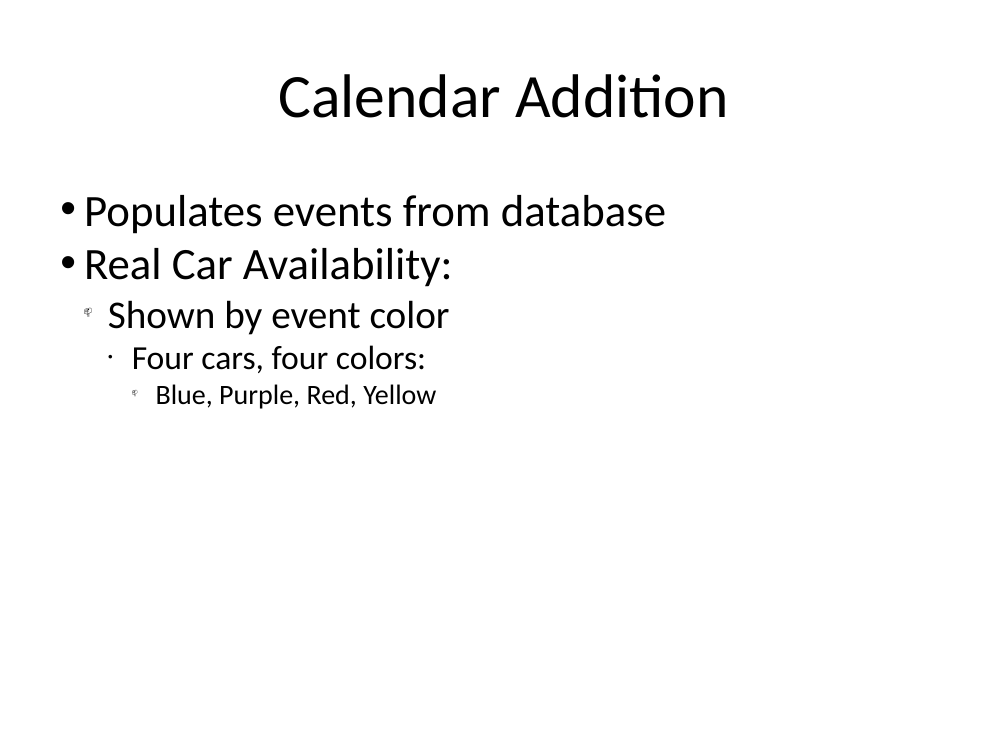
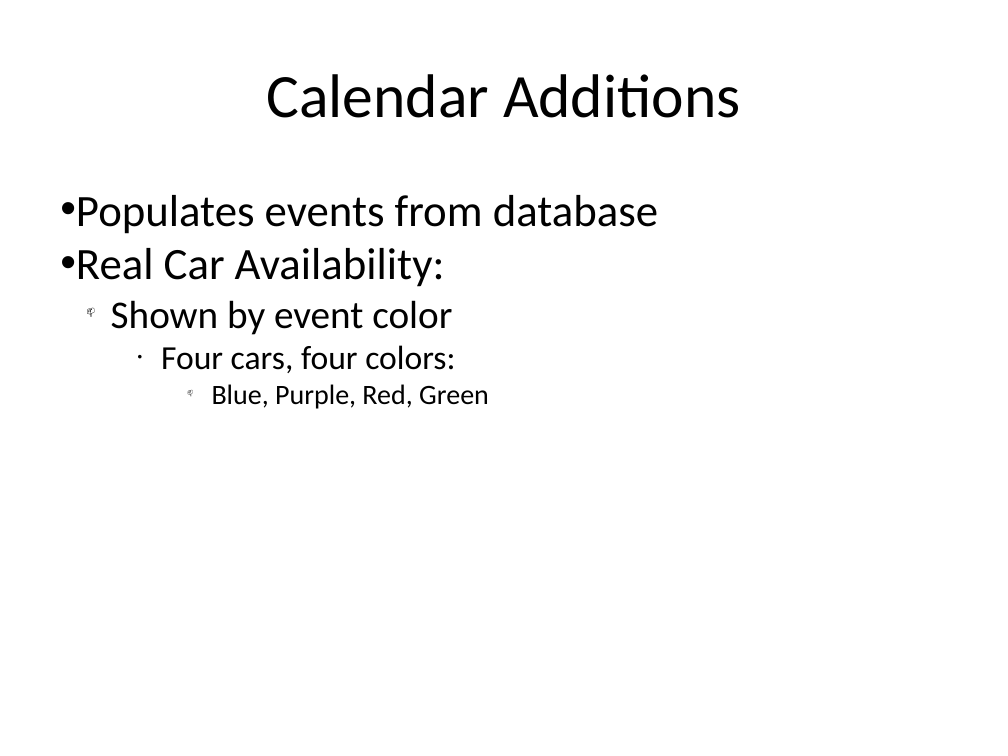
Before and after one commit to telepresencebot2/Transportation-For-Visually-Impaired, a slide deck: slide 11 of Cycle2DOC/CycleTwoPresentation.pptx. Drawn at 1008x756 pixels with LibreOffice and Linux fonts; fonts in the diff are those of the drawing; background and template pictures are left out. Boxes give left, top, right and bottom in pixels: in the first picture for what was removed or moved away, otherwise in the second. Text is boxed around its words. In the diff, an @@ line names an element or a change of style, - is before the commit and + after.

Commit message:
Formatting Changes

```diff
--- a/Cycle2DOC/CycleTwoPresentation.pptx
+++ b/Cycle2DOC/CycleTwoPresentation.pptx
@@ text at [266, 74, 741, 118]: text changed @@
-Calendar Addition
+Calendar Additions
@@ text at [111, 300, 455, 373]: indent changed @@
@@ text at [212, 384, 489, 409]: text changed @@
-      📫 Blue, Purple, Red, Yellow
+      📫 Blue, Purple, Red, Green
```
Also in this commit, not shown: 10 other slides changed.
